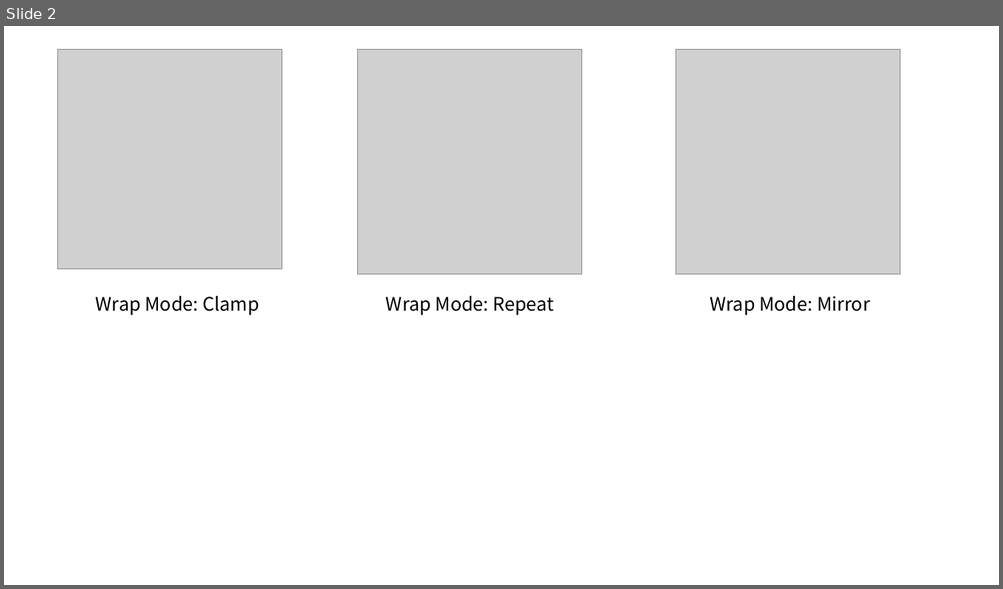
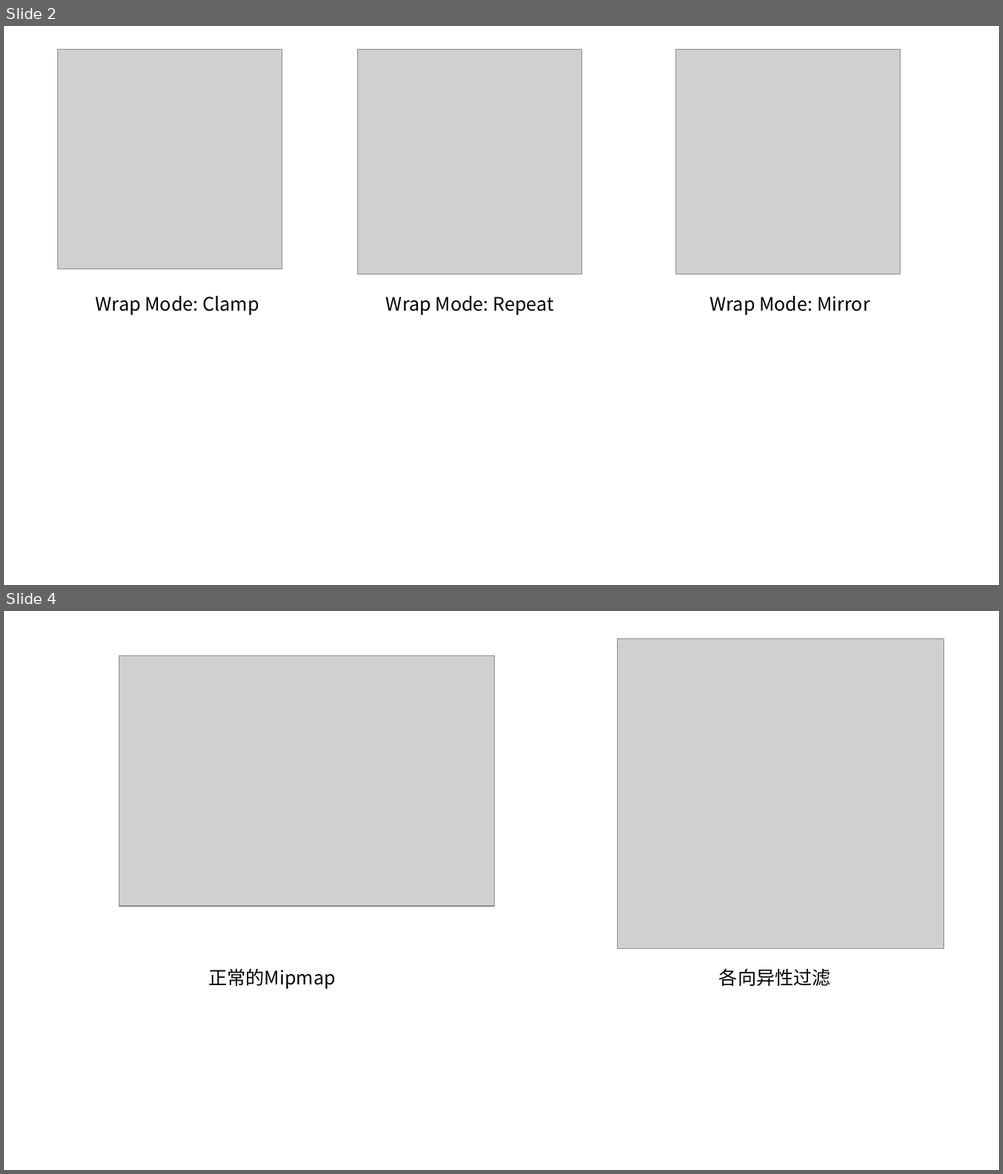
Before and after one commit to YYHHOrganization/PrepareForWorkNotes, a slide deck: 计算机图形学/图形学教程/Leson_9.pptx. Shown one above the other, each under a label of ours: slide 2 before the commit, slides 2 and 4 after it; the slides between them are not shown. The pictures are 1003x589 and 1003x1174 pixels, drawn with LibreOffice and Linux fonts; fonts in the diff are those of the drawing; grey boxes stand for pictures. Boxes give left, top, right and bottom in pixels: in the first picture for what was removed or moved away, otherwise in the second. Text is boxed around its words. In the diff, an @@ line names an element or a change of style, - is before the commit and + after.

```diff
--- a/计算机图形学/图形学教程/Leson_9.pptx
+++ b/计算机图形学/图形学教程/Leson_9.pptx
@@ slide 4 added at (4,611,999,1170), background #FFFFFF @@
@@ picture added at (617,638,944,949) @@
@@ picture added at (119,655,494,906) @@
@@ text added at (208,968,336,989), 18 pt, text #000000 @@
+正常的Mipmap
@@ text added at (719,968,831,986), 18 pt, text #000000 @@
+各向异性过滤
```
Also in this commit, not shown: 1 other slide added, 10 other files.
